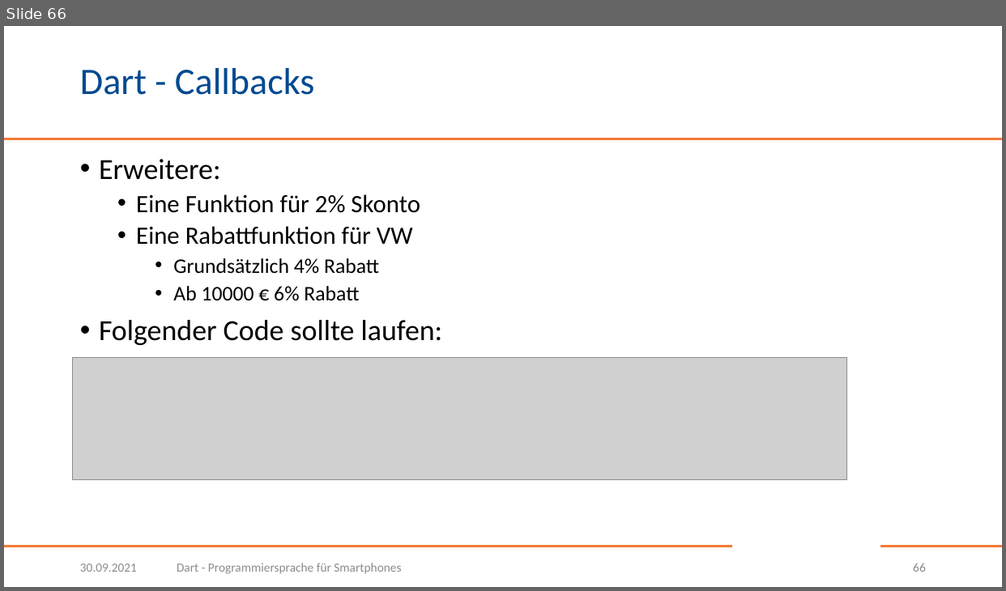
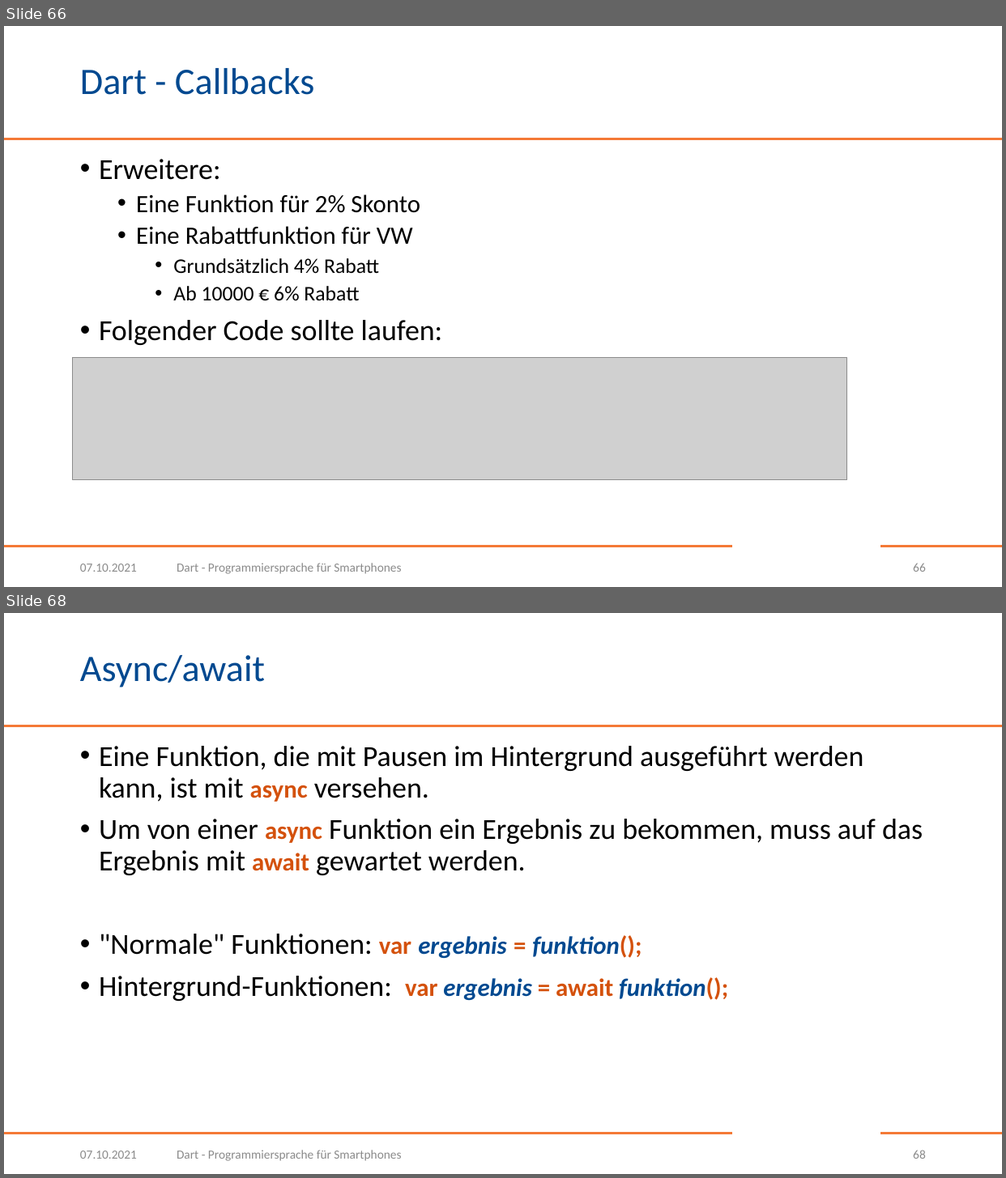
Before and after one commit to BogyMitutoyoCTL/Checklisten-App-2021, a slide deck: Dart.pptx. Shown one above the other, each under a label of ours: slide 66 before the commit, slides 66 and 68 after it; the slides between them are not shown. The pictures are 1006x591 and 1006x1178 pixels, drawn with LibreOffice and Linux fonts; fonts in the diff are those of the drawing; grey boxes stand for pictures; background and template pictures are left out. Boxes give left, top, right and bottom in pixels: in the first picture for what was removed or moved away, otherwise in the second. Text is boxed around its words. In the diff, an @@ line names an element or a change of style, - is before the commit and + after.

```diff
--- a/Dart.pptx
+++ b/Dart.pptx
@@ slide 68 added at box(4, 613, 1002, 1174), background #FFFFFF; not listed: 3 template elements that a slide beside it also shows @@
@@ title added at box(80, 655, 265, 688), 36 pt, text #004990 @@
+Async/await
@@ text added at box(99, 746, 923, 1001), 28 pt, text #000000 @@
+• Eine Funktion, die mit Pausen im Hintergrund ausgeführt werden kann, ist mit async versehen.
+• Um von einer async Funktion ein Ergebnis zu bekommen, muss auf das Ergebnis mit await gewartet werden.
+• "Normale" Funktionen: var ergebnis = funktion();
+• Hintergrund-Funktionen: var ergebnis = await funktion();
@@ text added at box(80, 1151, 137, 1159), 12 pt, text #8C8C8C @@
+07.10.2021
@@ text added at box(177, 1150, 401, 1161), 12 pt, text #8C8C8C @@
+Dart - Programmiersprache für Smartphones
@@ page number added at box(913, 1150, 926, 1159), 12 pt, text #8C8C8C @@
+68
@@ slide 66 changed as well @@
@@ text at box(80, 564, 137, 572): text changed @@
-30.09.2021
+07.10.2021
```
Also in this commit, not shown: 68 other slides changed, 3 other slides added.
